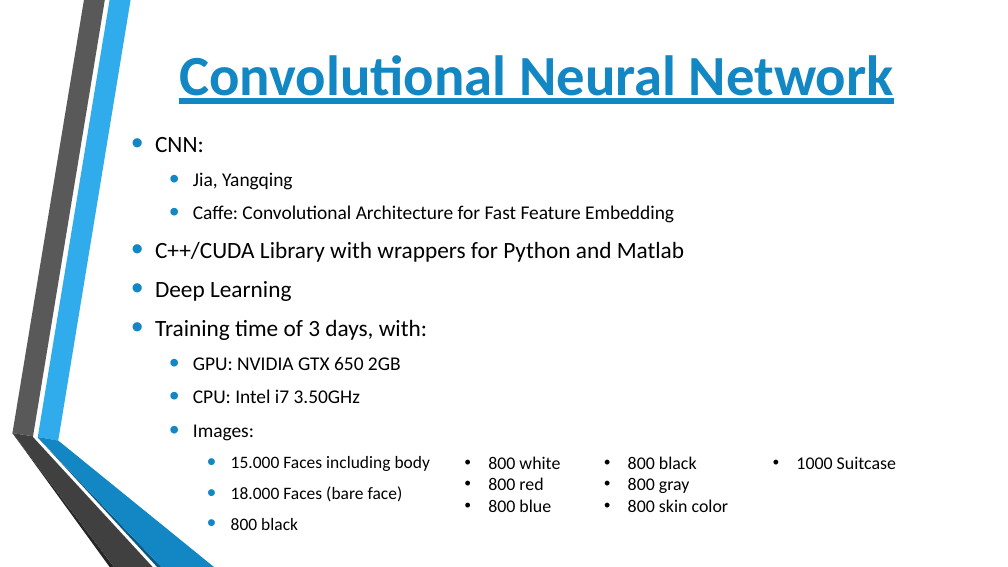
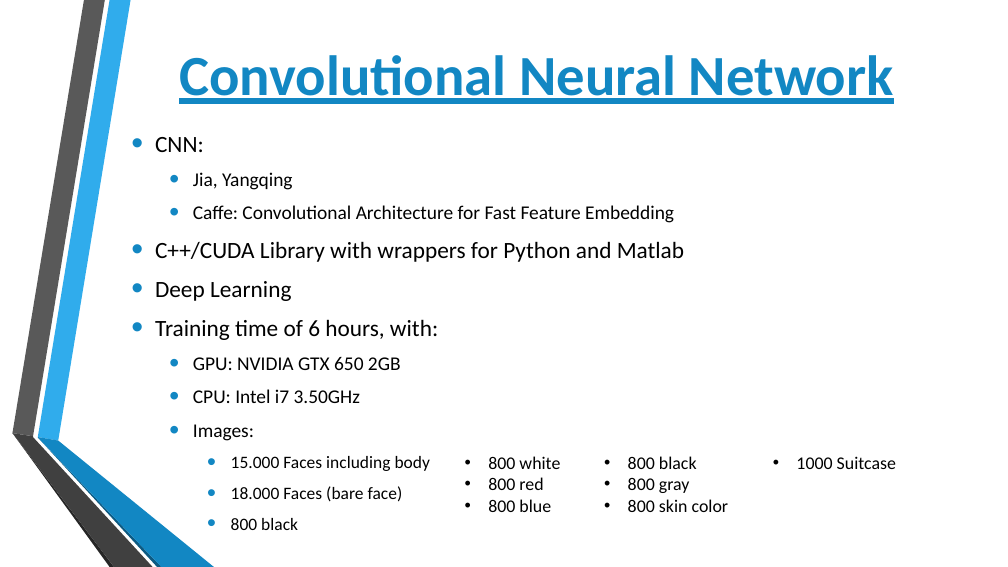
Before and after one commit to 4nc3str4l/VA_GiC, a slide deck: slide 5 of BSaOR.pptx. Drawn at 1008x567 pixels with LibreOffice and Linux fonts; fonts in the diff are those of the drawing; background and template pictures are left out. Boxes give left, top, right and bottom in pixels: in the first picture for what was removed or moved away, otherwise in the second. Text is boxed around its words. In the diff, an @@ line names an element or a change of style, - is before the commit and + after.

```diff
--- a/BSaOR.pptx
+++ b/BSaOR.pptx
@@ text at (x1=155, y1=137, x2=684, y2=530): text colour #000000 to #191919 in "CNN:", "Jia, Yangqing", "Caffe: Convolutional Architecture for Fast Feature Embedding", "C++/CUDA Library with wrappers for Python and ..." and 7 more places @@
@@ text at (x1=155, y1=319, x2=438, y2=340): text changed; text colour #000000 to #191919 @@
-• Training time of 3 days, with:
+• Training time of 6 hours, with:
```
Also in this commit, not shown: 5 other slides changed.
